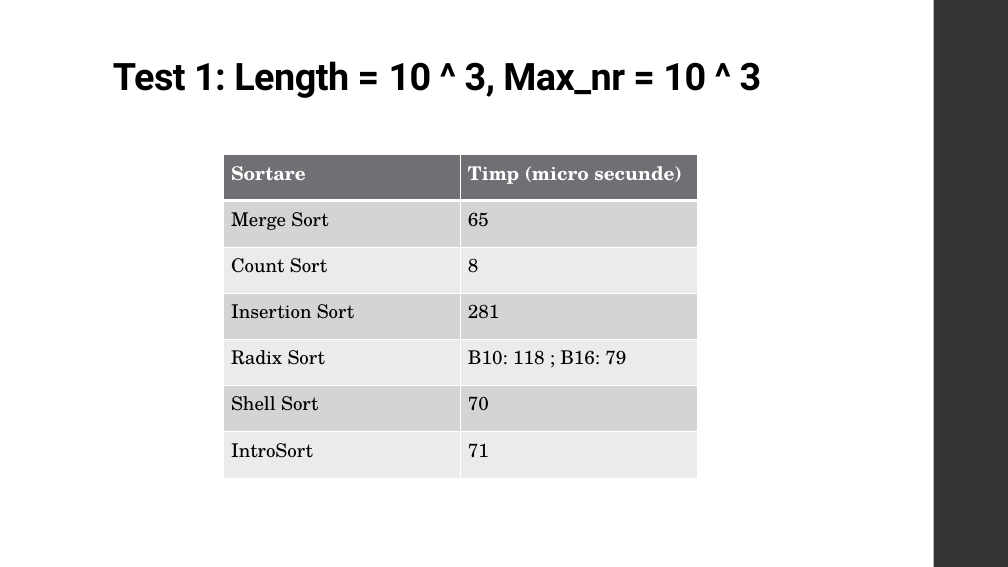
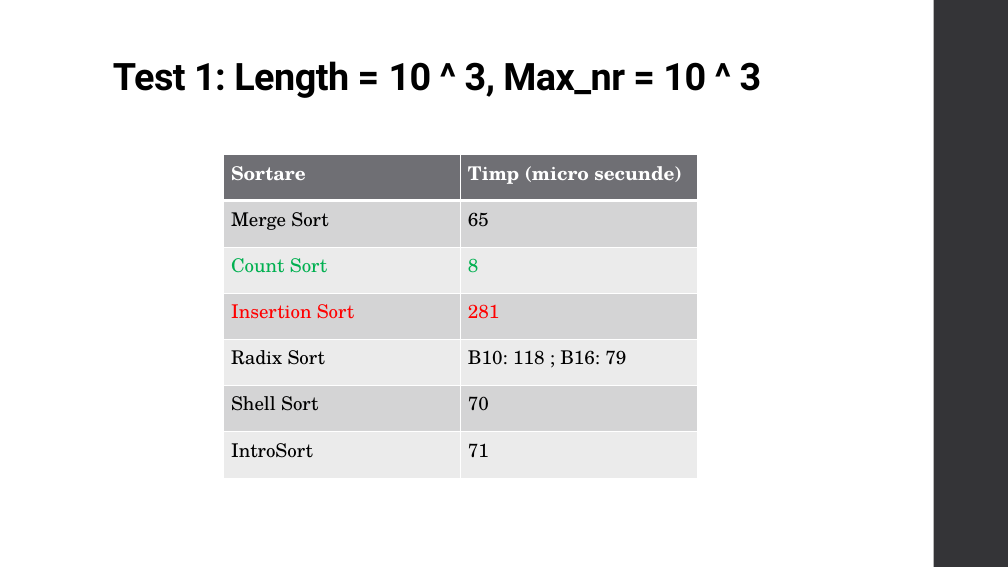
Before and after one commit to CybotTK/Data-Structures, a slide deck: slide 3 of Proiect SD-Algoritmi de sortare.pptx. Drawn at 1008x567 pixels with LibreOffice and Linux fonts; fonts in the diff are those of the drawing. Boxes give left, top, right and bottom in pixels: in the first picture for what was removed or moved away, otherwise in the second. Text is boxed around its words. In the diff, an @@ line names an element or a change of style, - is before the commit and + after.

```diff
--- a/Proiect SD-Algoritmi de sortare.pptx
+++ b/Proiect SD-Algoritmi de sortare.pptx
@@ table at (224,155,697,479) @@
@@ text colour #000000 to #00B050 in "Count Sort", "8" @@
@@ text colour #000000 to #FF0000 in "Insertion Sort", "281" @@
```
Also in this commit, not shown: 1 other slide changed, 3 slides added, 1 slide removed, 2 other files.
